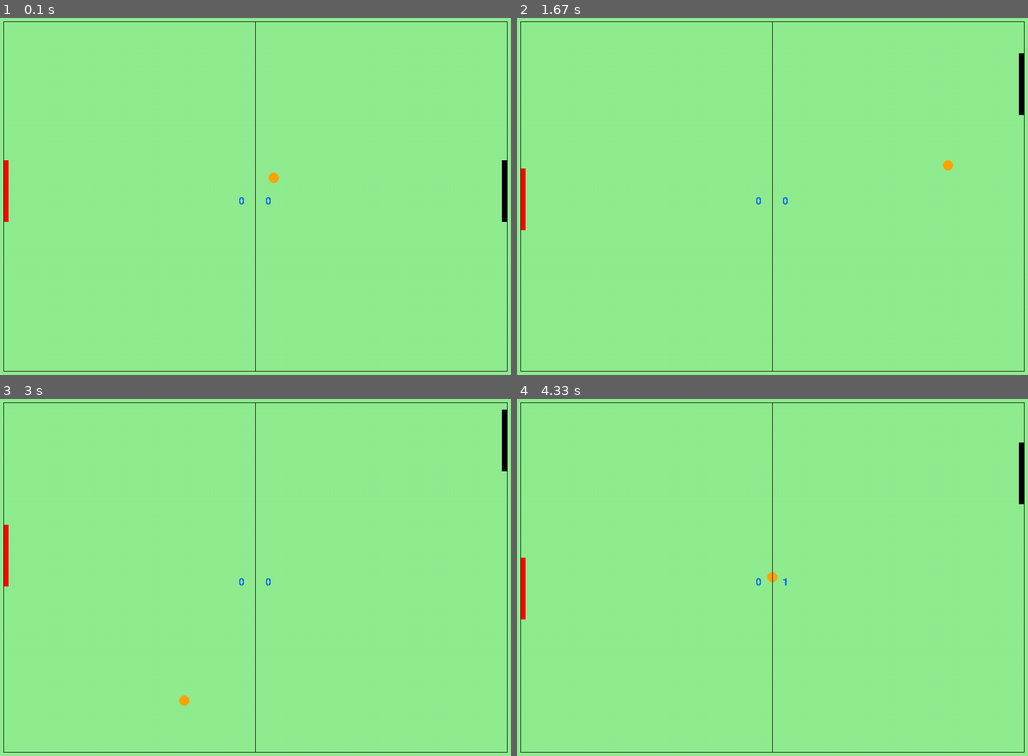
Above: before the commit, frames 1-4 (two rows, left to right).
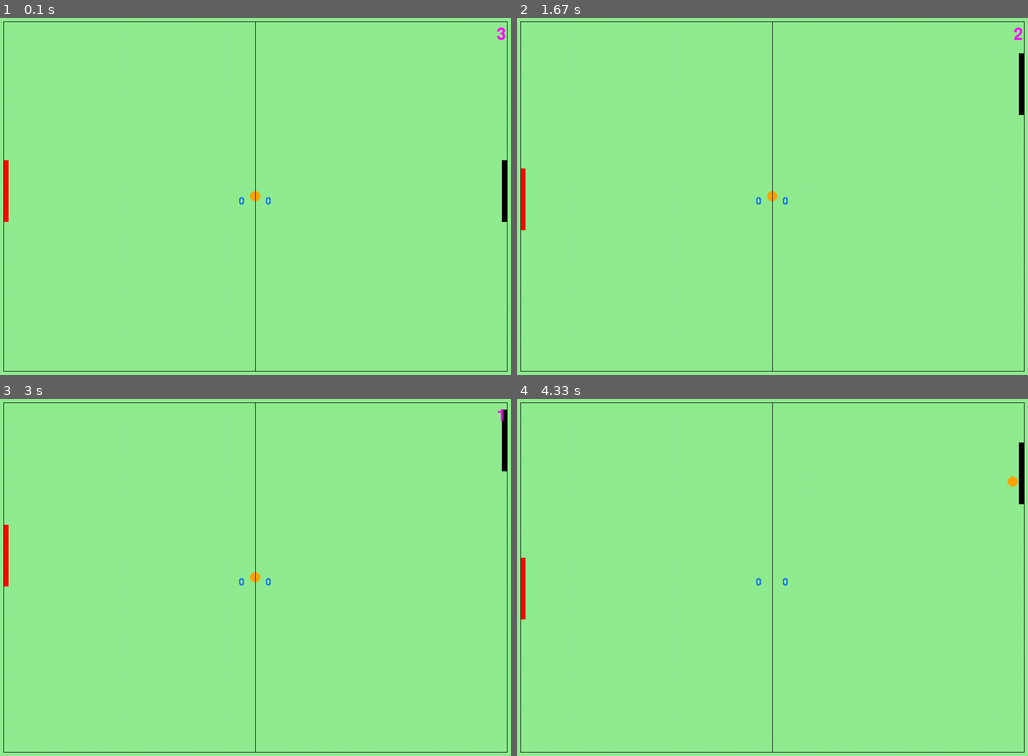
Above: after the commit, the same moments.

Repository: JAYAKANTHARUN/ping_pong_pygame
Game: pygame game, started from main.py
The game is run twice, just before and just after one commit, with the same random seed, the same clock (stepped at 60 frames per second) and the same inputs.
Inputs:
- Up to frame 1 (0.1 s): no input
- Up to frame 2 (1.67 s): hold Up 0.33-0.8 s; hold Down 0.83-1.13 s; hold S 0.83-1.13 s; hold Up 1.17-1.53 s; hold W 1.17-1.53 s; hold Down from 1.57 s (still down); hold S from 1.57 s (still down)
- Up to frame 3 (3 s): release Down at 1.93 s; release S at 1.93 s; hold Up 1.97-2.27 s; hold W 1.97-2.27 s; hold Down 2.3-2.6 s; hold S 2.3-2.6 s; hold Up from 2.63 s (still down); hold W from 2.63 s (still down)
- Up to frame 4 (4.33 s): release Up at 3 s; release W at 3 s; hold Down 3.03-3.4 s; hold S 3.03-3.4 s; hold Up 3.43-3.73 s; hold W 3.43-3.73 s; hold Down 3.77-4.07 s; hold S 3.77-4.07 s; hold Up from 4.1 s (still down); hold W from 4.1 s (still down)

The runs differ from the first frame. In frame 1, 0.1% of the frame differs, in the area x 48-99%, y 2-52%; in frame 2, 0.1%; in frame 3, 0.1%; in frame 4, 0.1%.

Commit message:
Updated timer

Diff:
--- a/main.py
+++ b/main.py
@@ -1,5 +1,5 @@
 #import pygame library
-import pygame,sys,random
+import pygame,sys,random,math
 
 #player animation
 def playeranimation():
@@ -44,8 +44,11 @@
     currenttime=pygame.time.get_ticks()
     ball.center = (screenwidth/2, screenheight/2)
 
+
     if currenttime-scoretime<3000:
         ballspeedx,ballspeedy=0,0
+        timetext=timefont.render(f"{math.floor(4-((currenttime-scoretime)/1000))}",False,timecolor)
+        screen.blit(timetext,(screenwidth-30,20))
     else:
         ballspeedy=3*random.choice((1,-1)) # this is done to move the ball after colliding with side walls
         ballspeedx=3*random.choice((1,-1))
@@ -74,6 +77,7 @@
 player2color=(0,0,0)
 linecolor=(0,0,0)
 scorecolor=(0,96,255)
+timecolor=(255,0,255)
 
 #creating shapes
 ball=pygame.Rect(screenwidth/2-10,screenheight/2-10,20,20)
@@ -94,7 +98,8 @@
 scorefont=pygame.font.Font("freesansbold.ttf",20)
 
 #score time
-scoretime=None
+scoretime=True
+timefont=pygame.font.Font("freesansbold.ttf",32)
 
 #run the window
 while True:
@@ -147,6 +152,7 @@
     if scoretime:
         ballstart()
 
+
     #displaying scores
     player1text=scorefont.render(f"{player1score}",False,scorecolor)
     screen.blit(player1text,(screenwidth/2-32,screenheight/2))
